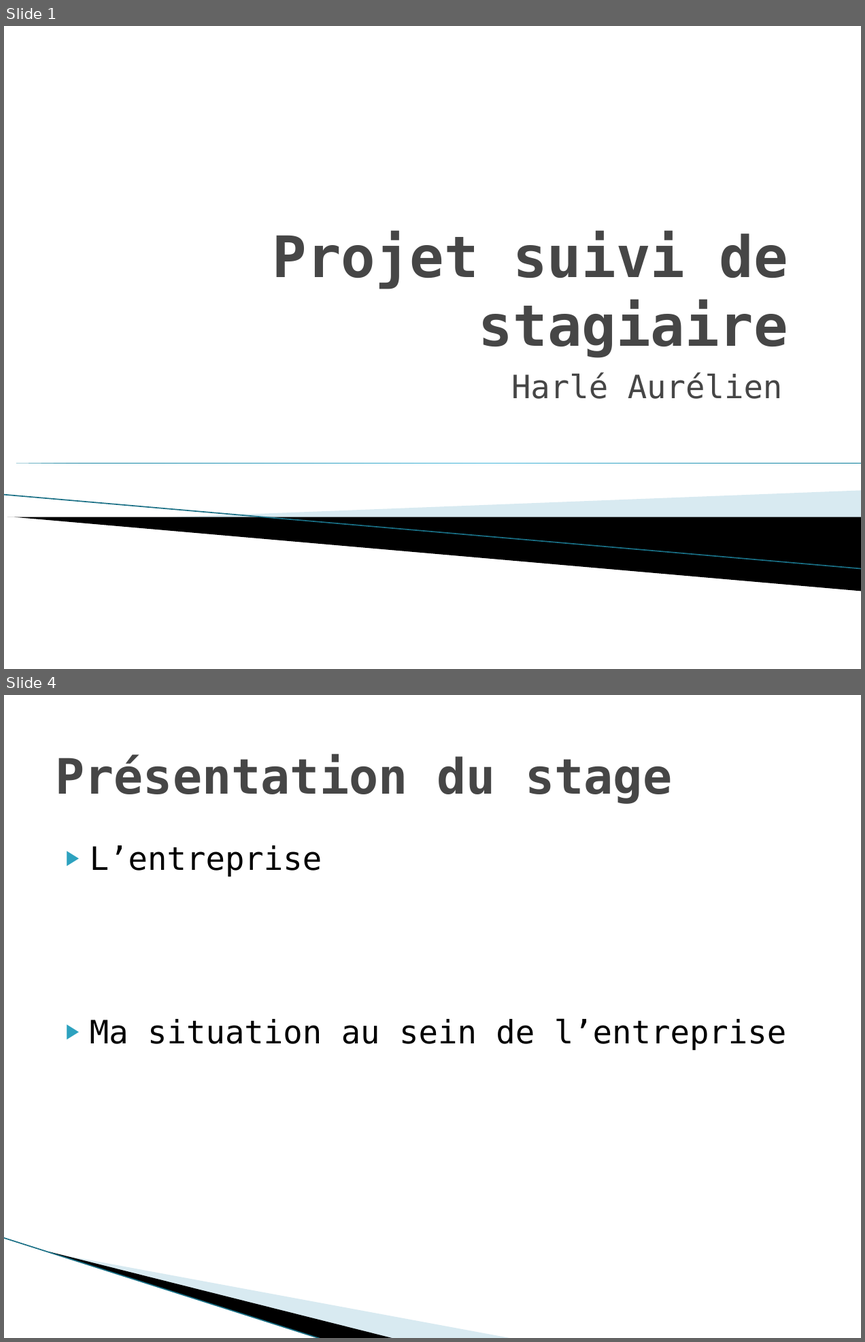
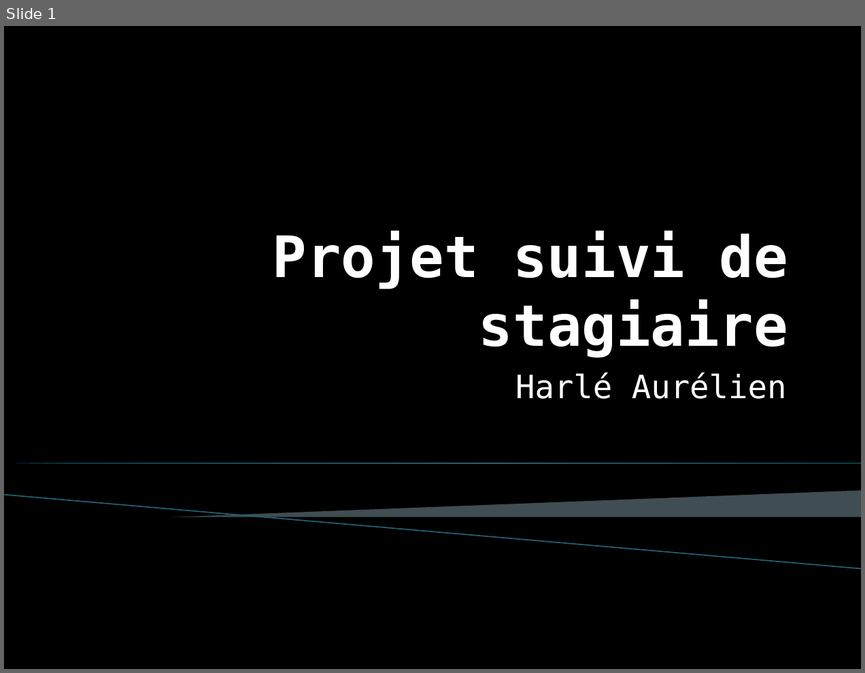
Before and after one commit to AurelienHarle/SuiviStagiaire, a slide deck: doc/Rapport de stage/Presentation suivi de stagiaire.pptx. Shown one above the other, each under a label of ours: slides 1 and 4 before the commit, slide 1 after it; the slides between them are not shown. The pictures are 865x1342 and 865x673 pixels, drawn with LibreOffice and Linux fonts; fonts in the diff are those of the drawing; background and template pictures are left out. Boxes give left, top, right and bottom in pixels: in the first picture for what was removed or moved away, otherwise in the second. Text is boxed around its words. In the diff, an @@ line names an element or a change of style, - is before the commit and + after.

Commit message:
[Update] Documentation rapport  de stage.

```diff
--- a/doc/Rapport de stage/Presentation suivi de stagiaire.pptx
+++ b/doc/Rapport de stage/Presentation suivi de stagiaire.pptx
@@ slide 4 removed at bbox=[4, 695, 861, 1338], background #FFFFFF @@
@@ title removed at bbox=[55, 754, 672, 804] @@
-Présentation du stage
@@ text removed at bbox=[90, 845, 787, 1050] @@
-▶ L’entreprise
-▶ Ma situation au sein de l’entreprise
@@ freeform shape removed at bbox=[71, 1164, 427, 1299] @@
@@ freeform shape removed at bbox=[4, 1238, 356, 1317] @@
@@ line removed from (4, 1238) to (322, 1338) @@
@@ slide 1 changed as well @@
@@ background #FFFFFF to picture (left out) @@
@@ title "Projet suivi de stagiaire" at bbox=[273, 231, 788, 358]: text colour #464646 to #FFFFFF @@
@@ text "Harlé Aurélien" at bbox=[515, 372, 787, 399]: text colour #464646 to #FFFFFF @@
@@ right triangle at bbox=[4, 463, 861, 463]: fill gradient #007896 to #4CBBDF to gradient #0B6B82 to #56AAC5 @@
@@ line (4, 495) - (861, 569): stroke #97C5D8 0.95 pt to #9ABCC9 0.95 pt @@
@@ freeform shape at bbox=[162, 490, 861, 536]: fill #A0CBDC at 40% opacity to #A3C2CE at 40% opacity @@
```
Also in this commit, not shown: 4 other slides changed, 12 slides added, 2 other slides removed, 21 other files.
